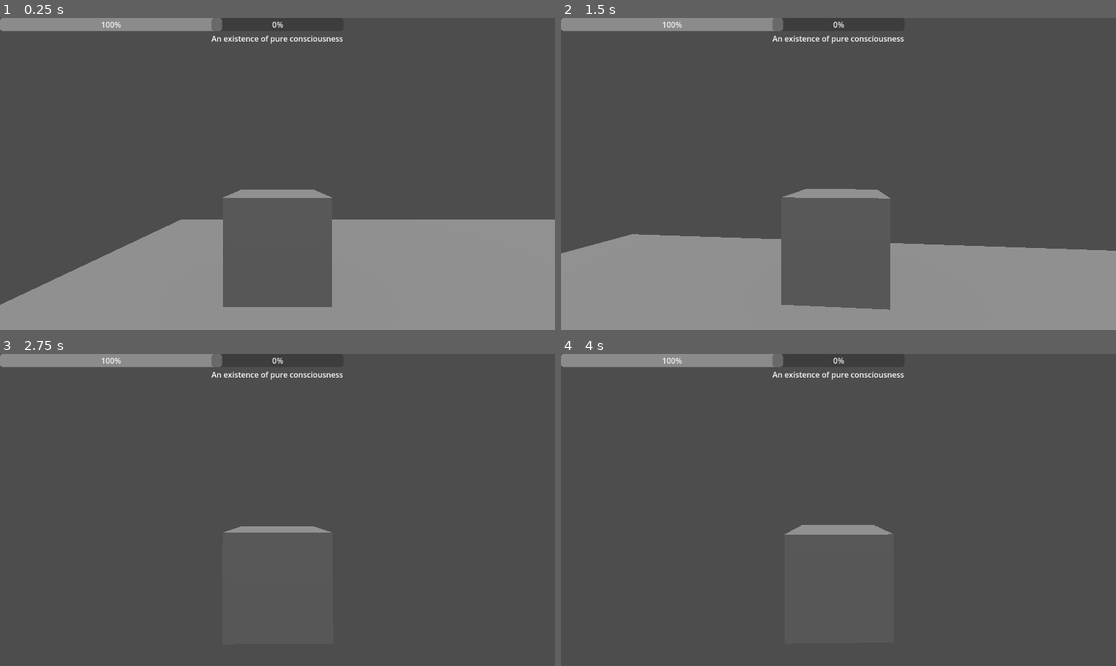
Above: before the commit, frames 1-4 (two rows, left to right).
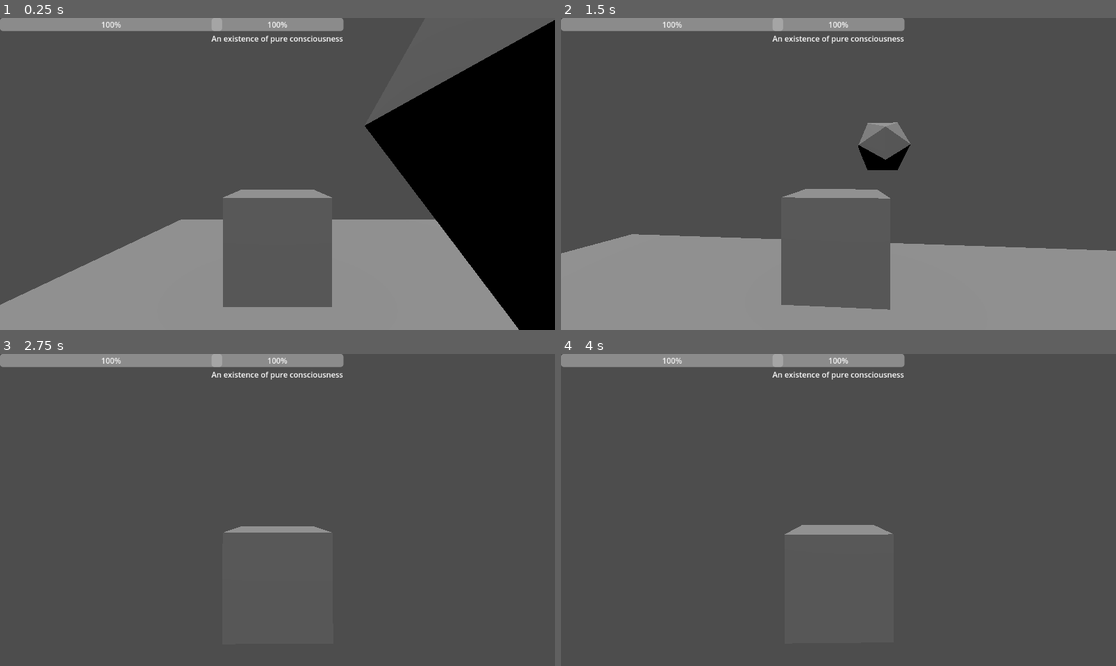
Above: after the commit, the same moments.

Repository: RavenRandomz/cube-extentialis-bossfight
Game: Godot game, scene res://testworld.tscn
Same seed, same stepped clock (60 frames per second), same inputs: the game is played once before the commit and once after it.
Inputs (mouse positions are in pixels of both pictures, inside the frame that each line leads up to):
- Up to frame 1 (0.25 s): no input
- Up to frame 2 (1.5 s): tap Enter at 0.5 s; move the mouse to (866, 174) at 0.52 s; hold Shift 0.53-1.28 s; hold W (player_forward) from 0.53 s (still down); click (866, 174) at 0.67 s; tap Space (player_jump) at 0.77 s; move the mouse to (810, 174) at 1.27 s; tap Alt at 1.35 s
- Up to frame 3 (2.75 s): keep holding W (player_forward); tap Space (player_jump) at 1.52 s; move the mouse to (288, 503) at 2.02 s; tap Ctrl at 2.1 s
- Up to frame 4 (4 s): keep holding W (player_forward); move the mouse to (832, 516) at 2.77 s; tap Shift at 2.85 s; click (832, 516) at 2.92 s; tap Space (player_jump) at 3.02, 3.5, 3.77 s; move the mouse to (877, 513) at 3.52 s; tap Alt at 3.6 s

The runs differ from the first frame. In frame 1, 20% of the frame differs, in the area x 38-100%, y 0-100%; in frame 2, 1.6%; in frame 3, 1.0%; in frame 4, 1.0%.
Error before the commit: Invalid call. Nonexistent function 'set_health_bar_range' in base 'Nil'. (res://scripts/boss.gd:39)

Commit message:
Add new boss scene to test level

Diff:
--- a/testworld.tscn
+++ b/testworld.tscn
@@ -1,8 +1,9 @@
-[gd_scene load_steps=9 format=3 uid="uid://c8tcdkqy05qfo"]
+[gd_scene load_steps=10 format=3 uid="uid://c8tcdkqy05qfo"]
 
 [ext_resource type="Script" path="res://scripts/damage_box.gd" id="1_3648u"]
 [ext_resource type="PackedScene" uid="uid://bnlvq0ut74cfd" path="res://character/player.tscn" id="1_tsfjo"]
 [ext_resource type="PackedScene" uid="uid://db8eme6e062u" path="res://enemies/boss.tscn" id="2_6tpxl"]
+[ext_resource type="PackedScene" uid="uid://c2tbt1dce01dd" path="res://projectile/basic_bullet.tscn" id="2_w4f3j"]
 [ext_resource type="PackedScene" uid="uid://cmmulbrsy1iwr" path="res://GUI/player_hud.tscn" id="4_wpvqo"]
 [ext_resource type="PackedScene" uid="uid://cr5t0ilnjw5f3" path="res://GUI/boss_fight_hud.tscn" id="5_64iom"]
 
@@ -31,7 +32,8 @@
 transform = Transform3D(1, 0, 0, 0, 1, 0, 0, 0, 1, -15, 0, 3.98877)
 display = NodePath("../PlayerHUD")
 
-[node name="CSGMesh3D" parent="." instance=ExtResource("2_6tpxl")]
+[node name="BasicBullet" parent="." instance=ExtResource("2_w4f3j")]
+transform = Transform3D(1, 0, 0, 0, 1, 0, 0, 0, 1, -16.3619, 0, 0)
 
 [node name="DamageBox2" type="StaticBody3D" parent="."]
 transform = Transform3D(1, 0, 0, 0, 1, 0, 0, 0, 1, -14.2601, -1.35198, -3.95684)
@@ -52,4 +54,7 @@
 
 [node name="BossFightHUD" parent="." instance=ExtResource("5_64iom")]
 
+[node name="Boss" parent="." node_paths=PackedStringArray("display") instance=ExtResource("2_6tpxl")]
+display = NodePath("../BossFightHUD")
+
 [connection signal="body_shape_entered" from="DamageBox2/Area3D" to="DamageBox2" method="_on_area_3d_body_shape_entered"]
